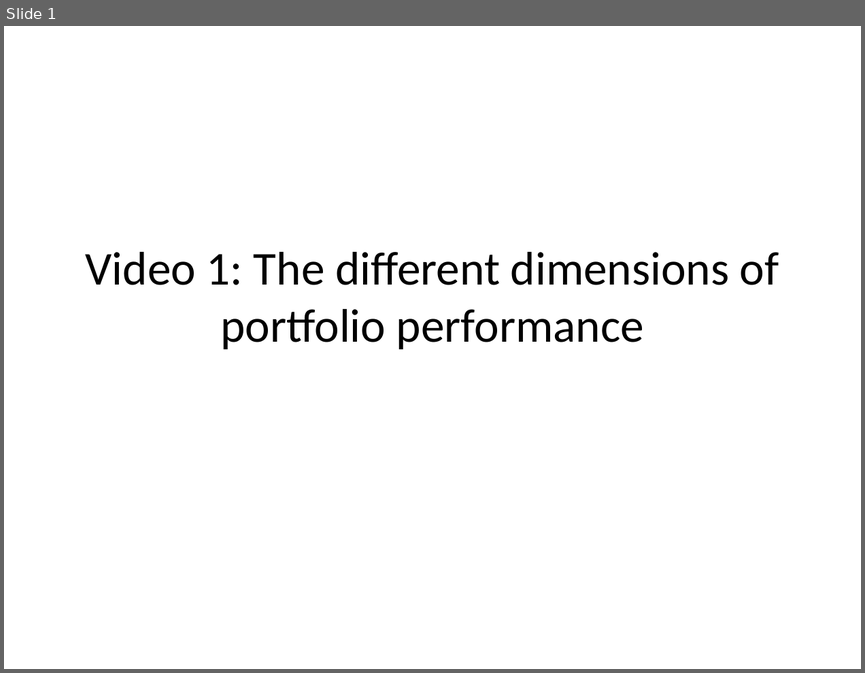
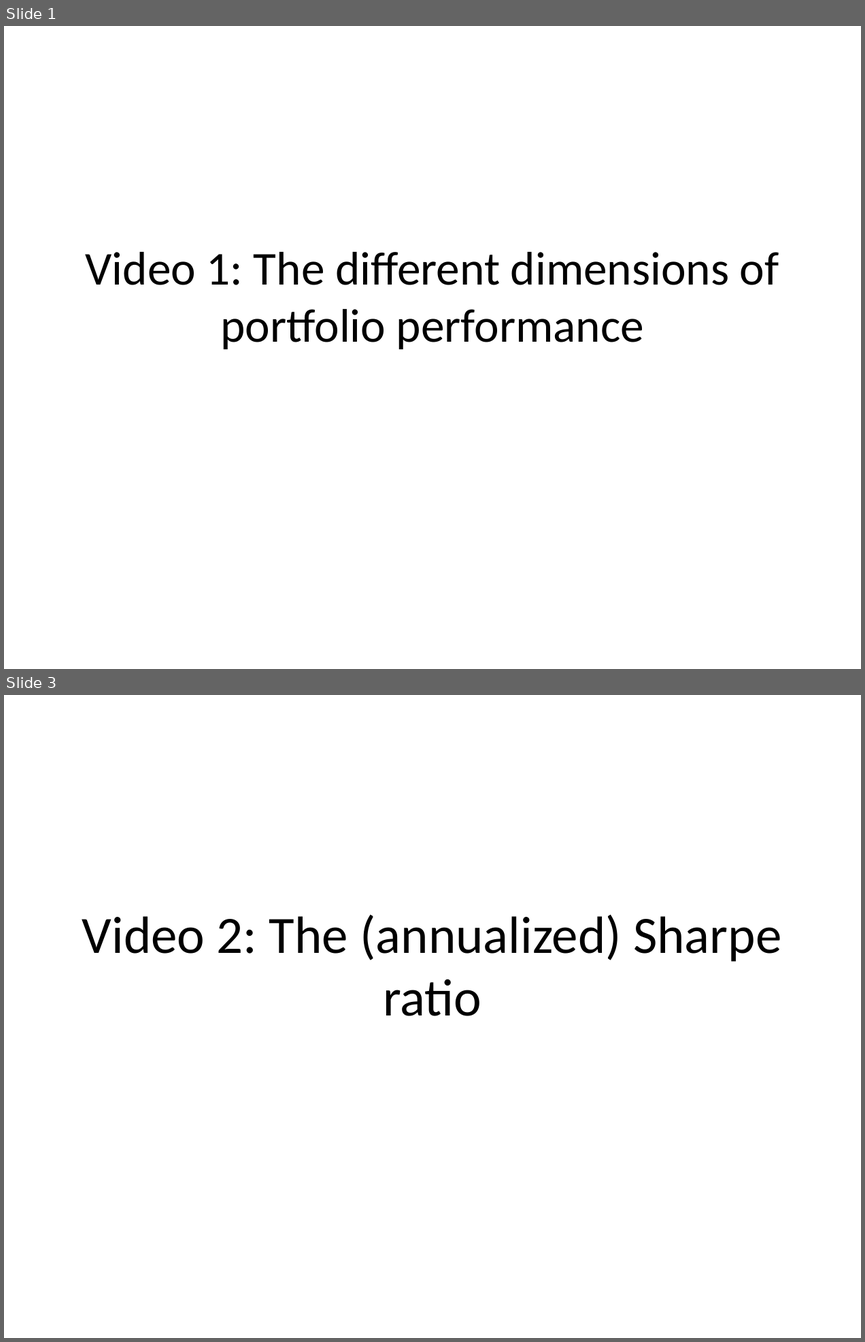
Before and after one commit to saciestudio/courses-intro-portfolio-analysis, a slide deck: scripts/Chapter2.pptx. Shown one above the other, each under a label of ours: slide 1 before the commit, slides 1 and 3 after it; the slides between them are not shown. The pictures are 865x673 and 865x1342 pixels, drawn with LibreOffice and Linux fonts; fonts in the diff are those of the drawing. Boxes give left, top, right and bottom in pixels: in the first picture for what was removed or moved away, otherwise in the second. Text is boxed around its words. In the diff, an @@ line names an element or a change of style, - is before the commit and + after.

```diff
--- a/scripts/Chapter2.pptx
+++ b/scripts/Chapter2.pptx
@@ slide 3 added at bbox=[4, 695, 861, 1338], background #FFFFFF @@
@@ title added at bbox=[82, 915, 781, 1016], 44 pt, text #000000 @@
+Video 2: The (annualized) Sharpe ratio
```
Also in this commit, not shown: 2 slides changed, 2 other slides added, 3 other files.
